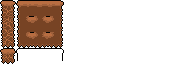
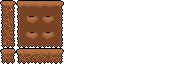
Comparing the layer stacks of the two 192x64 images. Changes:
painted on "Paint Layer 1" over 17, 48, 64, 64
